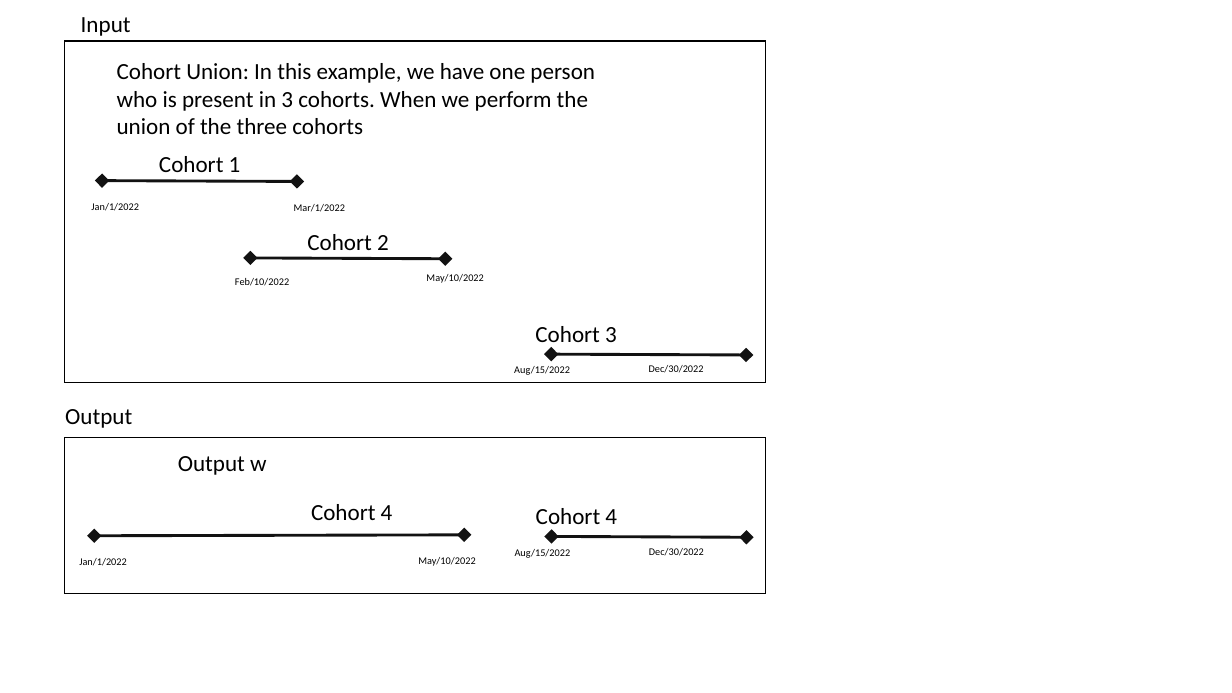
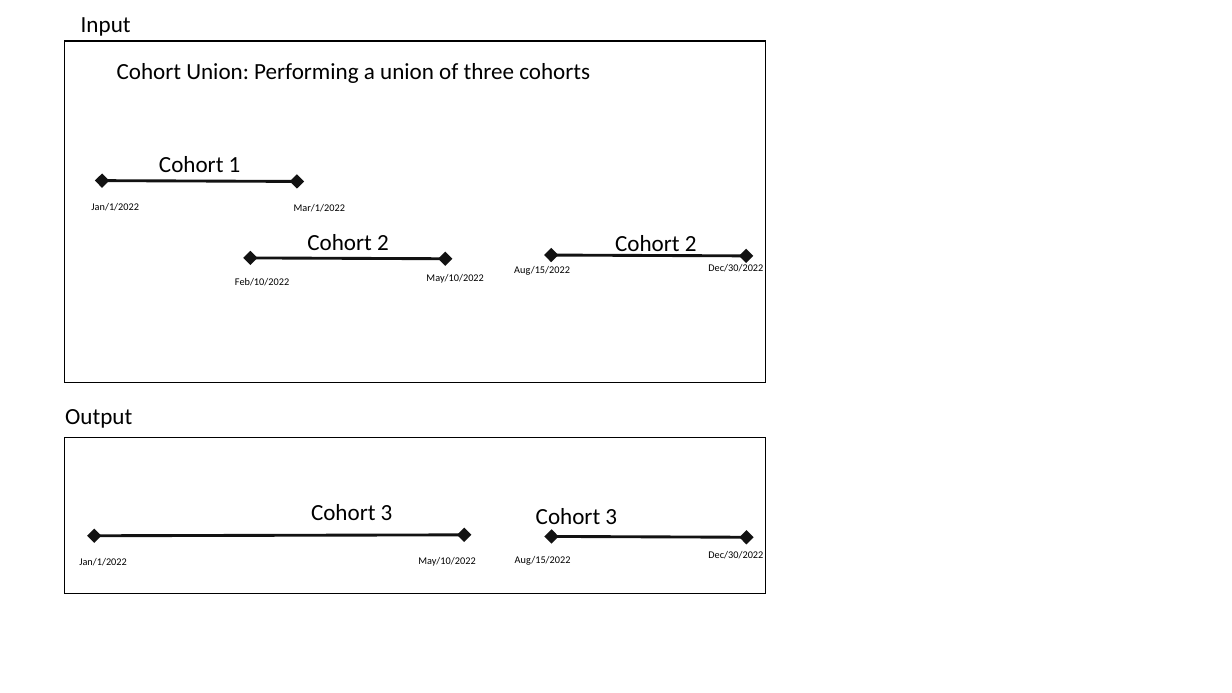
Before and after one commit to OHDSI/CohortAlgebra, a slide deck: slide 1 of extras/Vignette.pptx. Drawn at 1232x693 pixels with LibreOffice and Linux fonts; fonts in the diff are those of the drawing. Boxes give left, top, right and bottom in pixels: in the first picture for what was removed or moved away, otherwise in the second. Text is boxed around its words. In the diff, an @@ line names an element or a change of style, - is before the commit and + after.

```diff
--- a/extras/Vignette.pptx
+++ b/extras/Vignette.pptx
@@ text at (x1=117, y1=63, x2=590, y2=83): text changed @@
-Cohort Union: In this example, we have one person who is present in 3 cohorts. When we perform the union of the three cohorts
+Cohort Union: Performing a union of three cohorts
@@ text at (x1=615, y1=235, x2=697, y2=257): text changed @@
-Cohort 3
+Cohort 2
@@ text "Aug/15/2022" moved from (x1=514, y1=366, x2=570, y2=375) to (x1=514, y1=266, x2=570, y2=275) @@
@@ double arrow moved from (552, 354) - (746, 355) to (552, 255) - (746, 256) @@
@@ text "Dec/30/2022" moved from (x1=649, y1=365, x2=704, y2=373) to (x1=708, y1=264, x2=763, y2=272) @@
@@ text removed at (x1=178, y1=456, x2=266, y2=475) @@
-Output w
@@ text at (x1=311, y1=504, x2=393, y2=520): text changed @@
-Cohort 4
+Cohort 3
@@ text at (x1=536, y1=508, x2=617, y2=531): text changed @@
-Cohort 4
+Cohort 3
@@ text "Aug/15/2022" moved from (x1=515, y1=549, x2=571, y2=558) to (x1=515, y1=556, x2=571, y2=565) @@
@@ text "Dec/30/2022" moved from (x1=649, y1=548, x2=704, y2=556) to (x1=708, y1=551, x2=763, y2=559) @@
```
Also in this commit, not shown: 1 other slide changed, 6 slides added, 24 other files.
